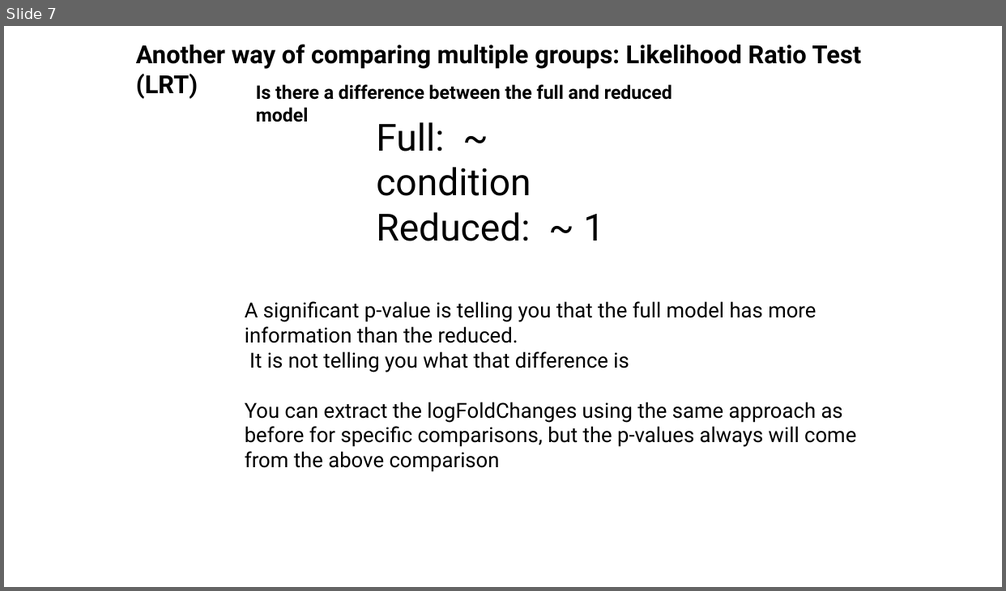
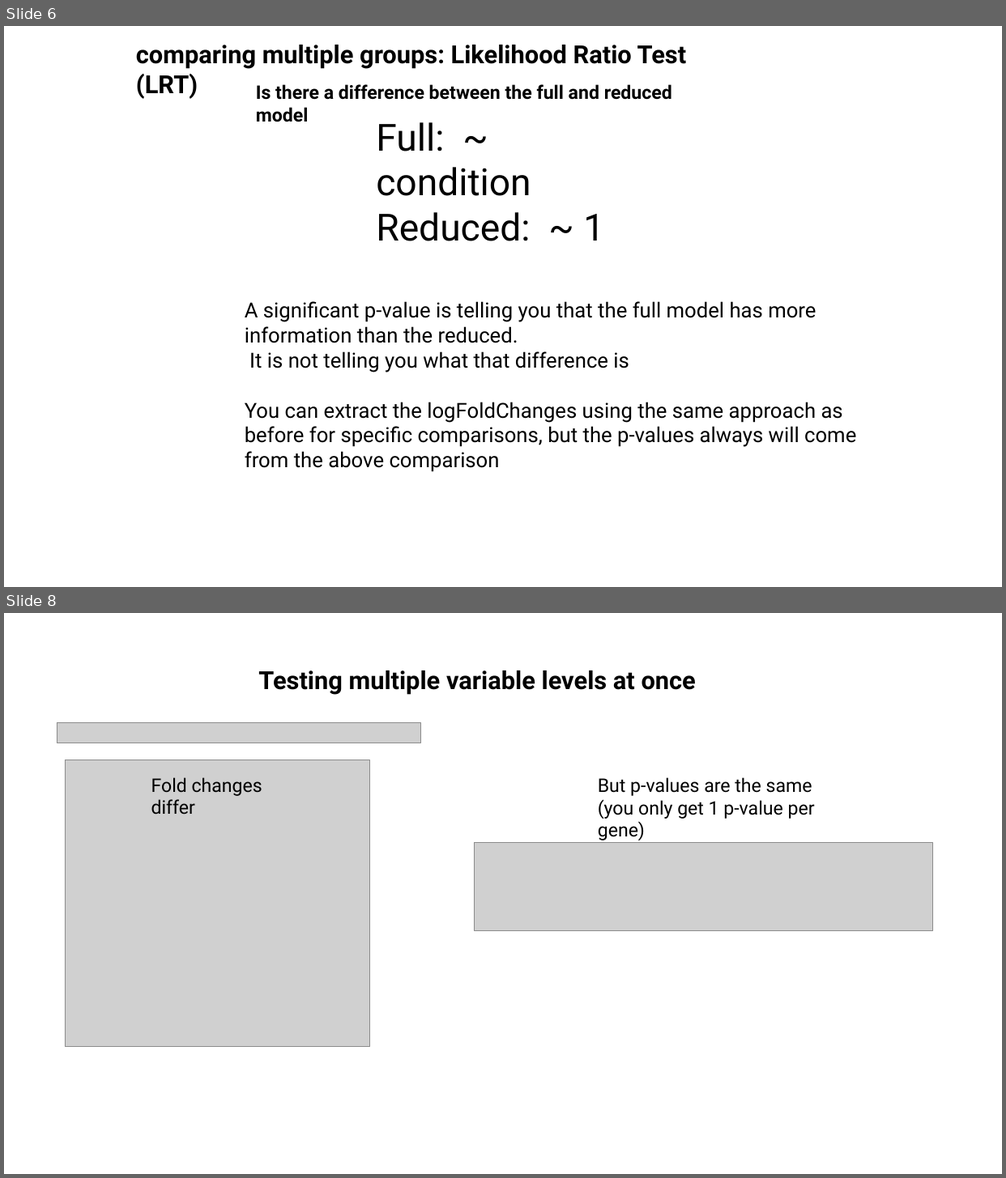
Before and after one commit to jraab/GNET749_RNAseq, a slide deck: lectures/2024_GNET_Class6_Viz_ExpDesign.pptx. Shown one above the other, each under a label of ours: slide 7 before the commit, slides 6 and 8 after it; the slides between them are not shown. The pictures are 1006x591 and 1006x1178 pixels, drawn with LibreOffice and Linux fonts; fonts in the diff are those of the drawing; grey boxes stand for pictures. Boxes give left, top, right and bottom in pixels: in the first picture for what was removed or moved away, otherwise in the second. Text is boxed around its words. In the diff, an @@ line names an element or a change of style, - is before the commit and + after.

```diff
--- a/lectures/2024_GNET_Class6_Viz_ExpDesign.pptx
+++ b/lectures/2024_GNET_Class6_Viz_ExpDesign.pptx
@@ slide 8 added at [4,613,1002,1174], background #FFFFFF @@
@@ text added at [258,671,696,695], 24 pt, text #000000, bold @@
+Testing multiple variable levels at once
@@ picture added at [57,723,421,743] @@
@@ picture added at [65,760,369,1046] @@
@@ text added at [151,777,262,814], 18 pt, text #000000 @@
+Fold changes differ
@@ text added at [598,777,815,819], 18 pt, text #000000 @@
+But p-values are the same
+(you only get 1 p-value per gene)
@@ picture added at [474,843,932,931] @@
@@ what was slide 7 is now slide 6 @@
@@ slide 6 changed as well @@
@@ text at [136,45,687,99]: text changed @@
-Another way of comparing multiple groups: Likelihood Ratio Test (LRT)
+comparing multiple groups: Likelihood Ratio Test (LRT)
```
Also in this commit, not shown: 14 other slides changed, 8 other slides added, 5 slides removed, 16 other files.
